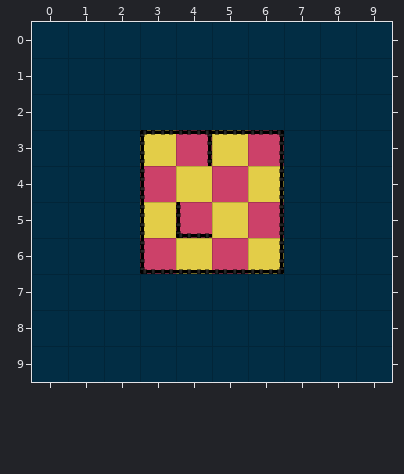
One commit to this Tiled map: RoachEscape/assets/data/level000.tmx. This is how it looked before the edit.
Cells are 64x64 px. Shown: x 0..9, y 0..9.
New version:
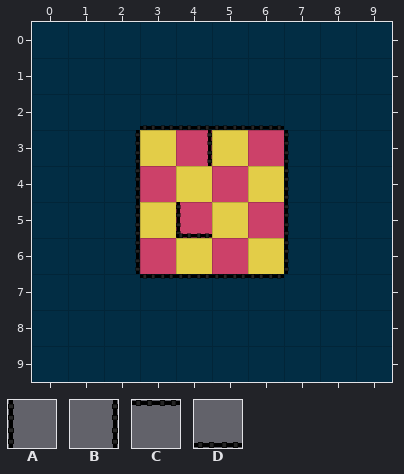
Key: from "tileset_00": A 8, B 9, C 10, D 11.
_ is an empty cell, . an unchanged one.
The edit:
--- layer "left"
@@ x 3..7 @@
- 3 A..._
- 4 A..._
- 5 A..._
- 6 A..._
+ 3 _...A
+ 4 _...A
+ 5 _...A
+ 6 _...A
--- layer "right"
@@ x 2..6 @@
- 3 _...B
- 4 _...B
- 5 _...B
- 6 _...B
+ 3 B..._
+ 4 B..._
+ 5 B..._
+ 6 B..._
--- layer "up"
@@ x 3..6 @@
- 3 CCCC
+ 3 ____
@@ x 3..6 @@
- 7 ____
+ 7 CCCC
--- layer "down"
@@ x 3..6 @@
- 2 ____
+ 2 DDDD
@@ x 3..6 @@
- 6 DDDD
+ 6 ____
